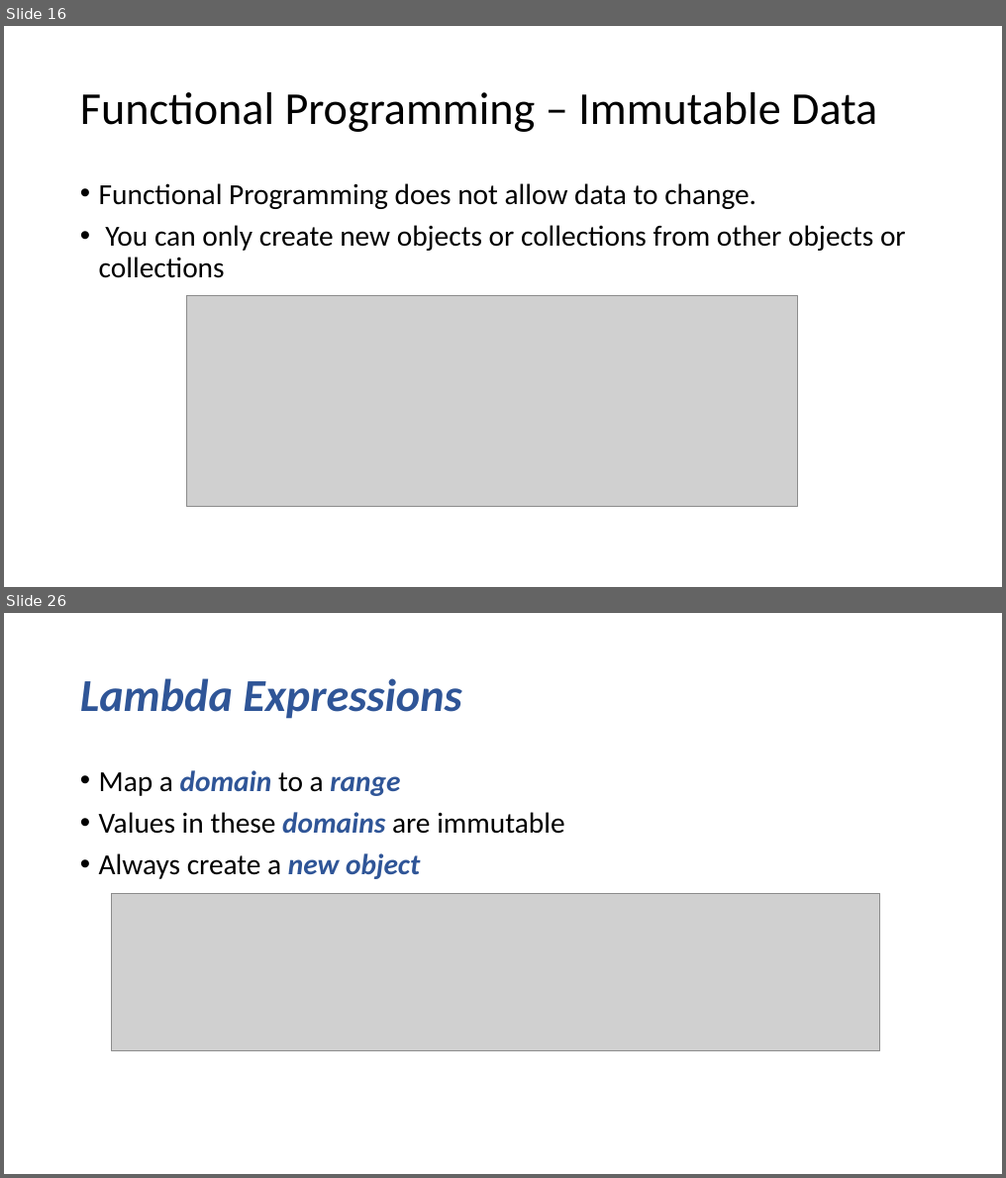
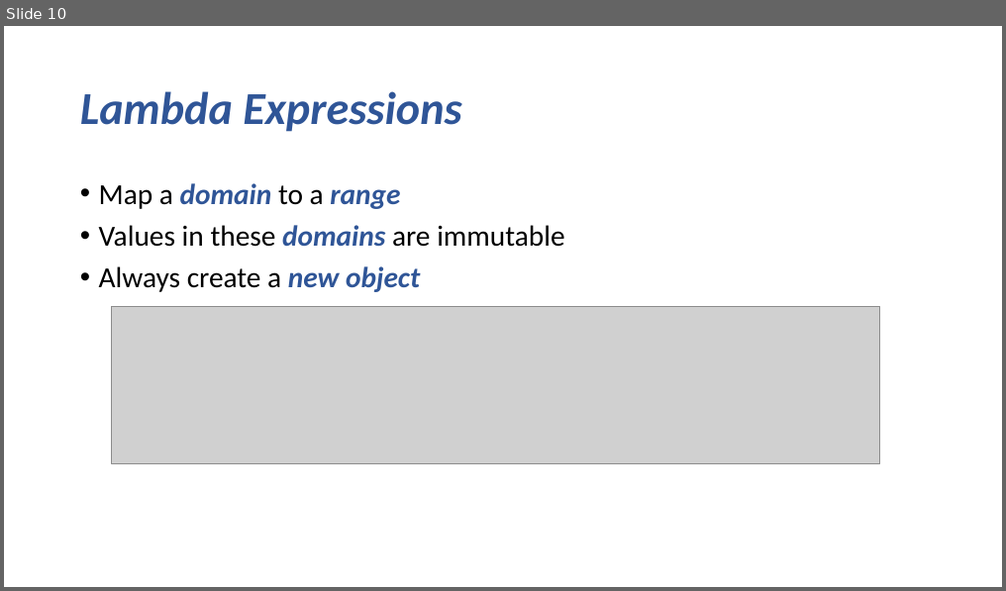
Before and after one commit to marilynwaldman/course, a slide deck: Functional Programming /00-FP-SideEffects.pptx. Shown one above the other, each under a label of ours: slides 16 and 26 before the commit, slide 10 after it; the slides between them are not shown. The pictures are 1006x1178 and 1006x591 pixels, drawn with LibreOffice and Linux fonts; fonts in the diff are those of the drawing; grey boxes stand for pictures. Boxes give left, top, right and bottom in pixels: in the first picture for what was removed or moved away, otherwise in the second. Text is boxed around its words. In the diff, an @@ line names an element or a change of style, - is before the commit and + after.

```diff
--- a/Functional Programming /00-FP-SideEffects.pptx
+++ b/Functional Programming /00-FP-SideEffects.pptx
@@ slide 16 removed at [4,26,1002,587], background #FFFFFF @@
@@ title removed at [80,92,877,132] @@
-Functional Programming – Immutable Data
@@ text removed at [99,183,906,278] @@
-• Functional Programming does not allow data to change.
-• You can only create new objects or collections from other objects or collections
@@ picture removed at [187,296,797,507] @@
@@ what was slide 26 is now slide 10 @@
```
Also in this commit, not shown: 15 other slides removed, 3 other files.
